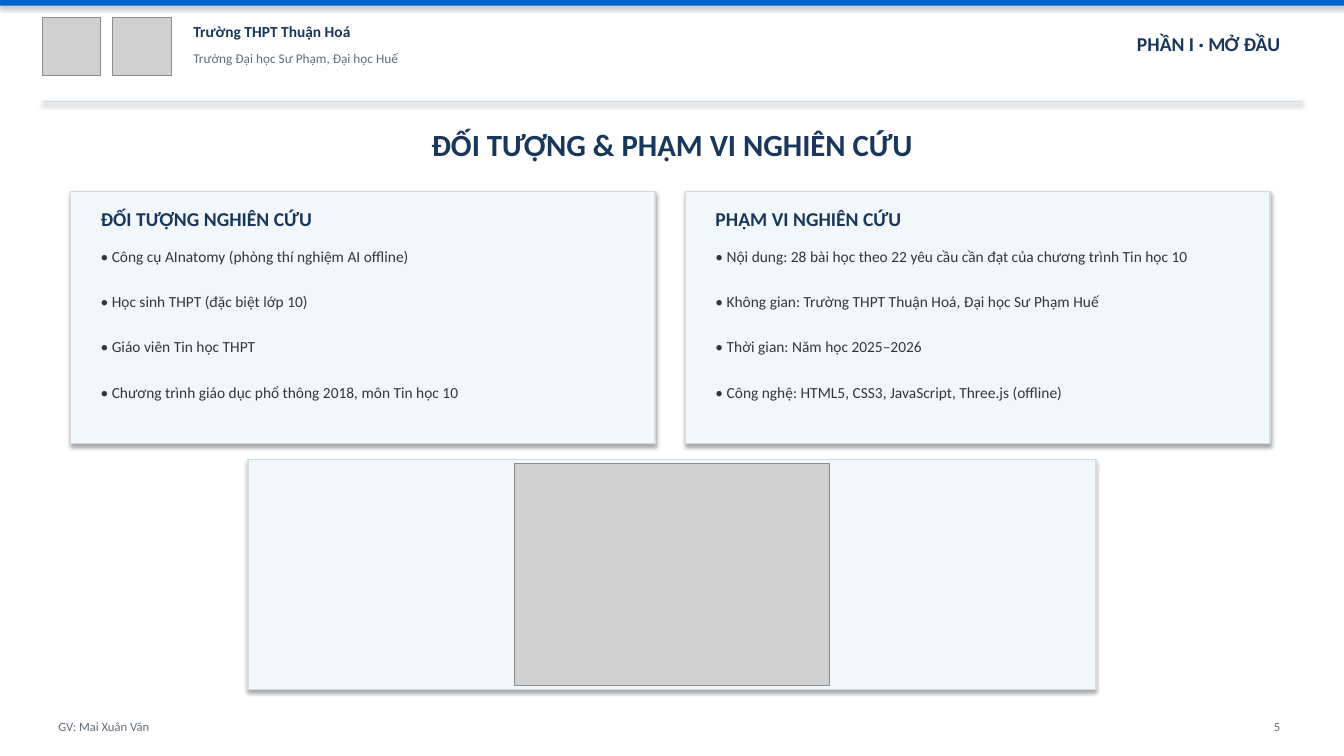
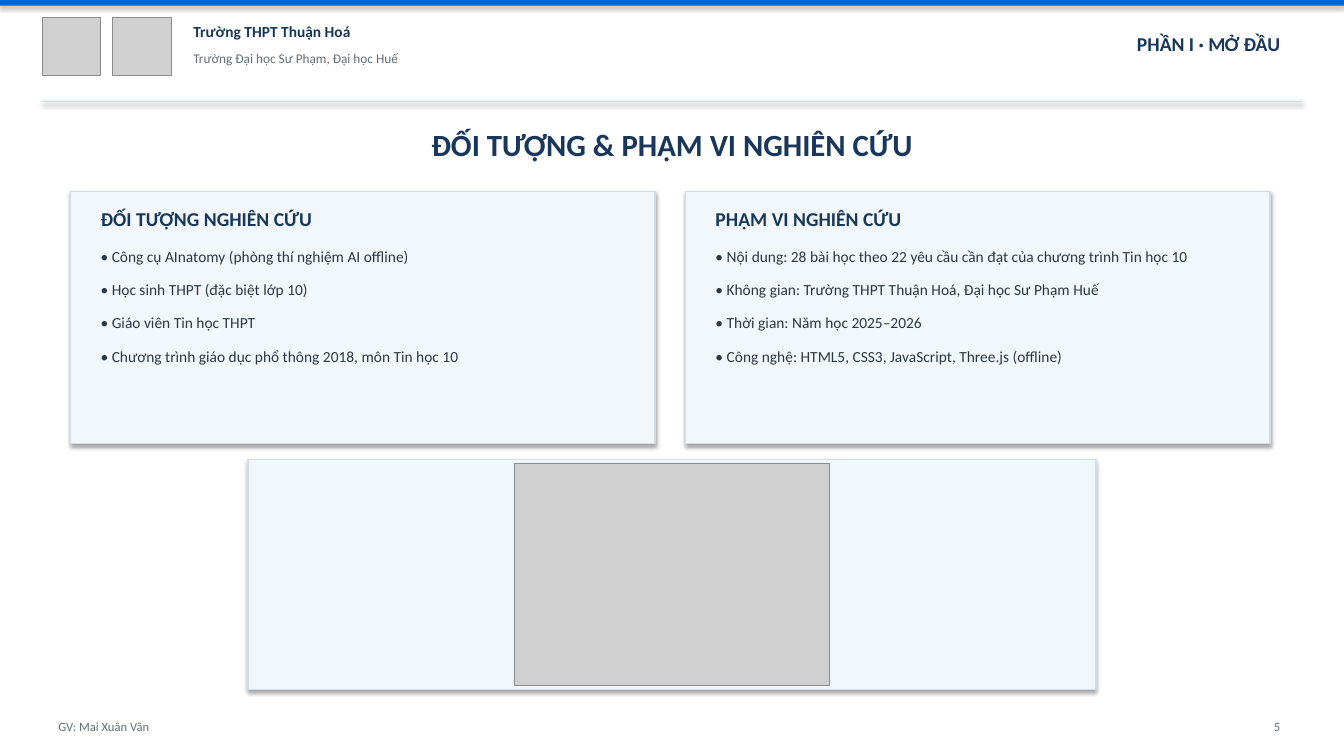
Before and after one commit to mxuanvan02/ainatomy, a slide deck: slide 5 of thuyet_minh_de_cuong.pptx. Drawn at 1344x756 pixels with LibreOffice and Linux fonts; fonts in the diff are those of the drawing; grey boxes stand for pictures. Boxes give left, top, right and bottom in pixels: in the first picture for what was removed or moved away, otherwise in the second. Text is boxed around its words. In the diff, an @@ line names an element or a change of style, - is before the commit and + after.

Commit message:
Fix peer review issues: bullet spacing & text overflow
- Slide 5: Reduce bullet spacing from 0.45in to 0.33in
- Slide 8: Shorten flow step descriptions to prevent overflow
- Slide 4: Text no longer overflows (fixed in v2)
- Slide 11: Font size increased (fixed in v2)

All critical issues resolved per peer review feedback.

```diff
--- a/thuyet_minh_de_cuong.pptx
+++ b/thuyet_minh_de_cuong.pptx
@@ text "• Học sinh THPT (đặc ...": place and size @@
-text "• Học sinh THPT (đặc ..." at [112, 296, 307, 310]
+text "• Học sinh THPT (đặc ..." at [112, 284, 307, 298]
@@ text "• Không gian: Trường THPT ...": place and size @@
-text "• Không gian: Trường THPT ..." at [727, 295, 1098, 310]
+text "• Không gian: Trường THPT ..." at [727, 283, 1098, 298]
@@ text "• Giáo viên Tin học ...": place and size @@
-text "• Giáo viên Tin học ..." at [112, 341, 256, 355]
+text "• Giáo viên Tin học ..." at [112, 317, 256, 331]
@@ text "• Thời gian: Năm học ...": place and size @@
-text "• Thời gian: Năm học ..." at [727, 341, 922, 355]
+text "• Thời gian: Năm học ..." at [727, 317, 922, 331]
@@ text "• Chương trình giáo dục ...": place and size @@
-text "• Chương trình giáo dục ..." at [112, 386, 458, 401]
+text "• Chương trình giáo dục ..." at [112, 350, 458, 365]
@@ text "• Công nghệ: HTML5, CSS3, ...": place and size @@
-text "• Công nghệ: HTML5, CSS3, ..." at [727, 387, 1062, 401]
+text "• Công nghệ: HTML5, CSS3, ..." at [727, 351, 1062, 365]
```
Also in this commit, not shown: 3 other slides changed, 32 other files.
